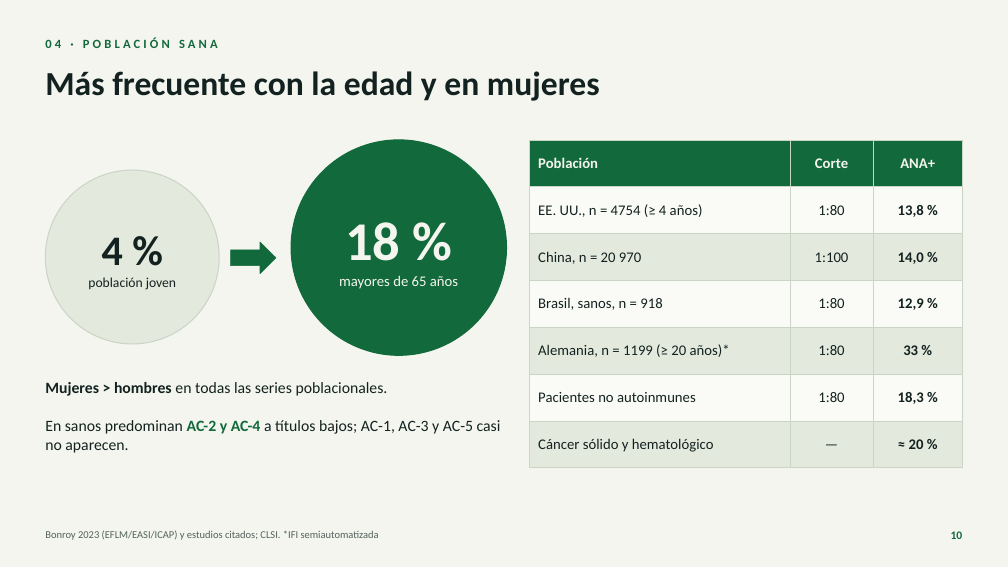
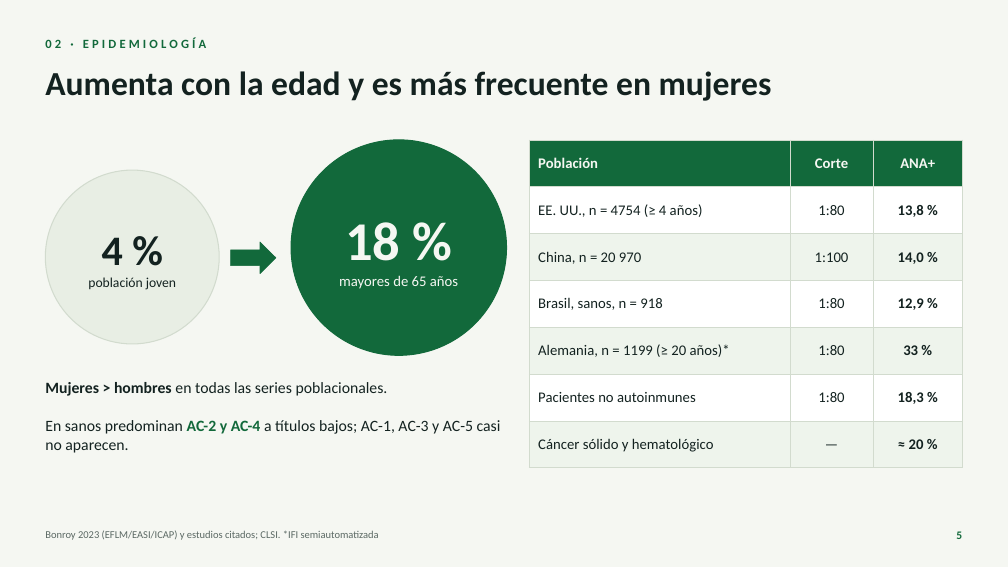
Before and after one commit to nestor120512/nes, a slide deck: slide 5 of ANA_para_el_internista.pptx (slide 10 before the commit). Drawn at 1008x567 pixels with LibreOffice and Linux fonts; fonts in the diff are those of the drawing. Boxes give left, top, right and bottom in pixels: in the first picture for what was removed or moved away, otherwise in the second. Text is boxed around its words. In the diff, an @@ line names an element or a change of style, - is before the commit and + after.

```diff
--- a/ANA_para_el_internista.pptx
+++ b/ANA_para_el_internista.pptx
@@ background #F3F5EE to #F5F7F2 @@
@@ text at (x1=45, y1=38, x2=206, y2=48): text changed @@
-04 · POBLACIÓN SANA
+02 · EPIDEMIOLOGÍA
@@ title at (x1=45, y1=71, x2=772, y2=101): text changed @@
-Más frecuente con la edad y en mujeres
+Aumenta con la edad y es más frecuente en mujeres
@@ table at (x1=529, y1=140, x2=963, y2=456) @@
@@ fill #FAFBF6 to #FFFFFF in 9 cells @@
@@ fill #E3E9DD to #EEF4EC in 9 cells @@
@@ text colour #F3F5EE to #F5F7F2 in "Población", "Corte", "ANA+" @@
@@ borders changed @@
@@ page number at (x1=956, y1=531, x2=962, y2=539): text changed @@
-10
+5
```
Also in this commit, not shown: 26 other slides changed, 1 slide added.
